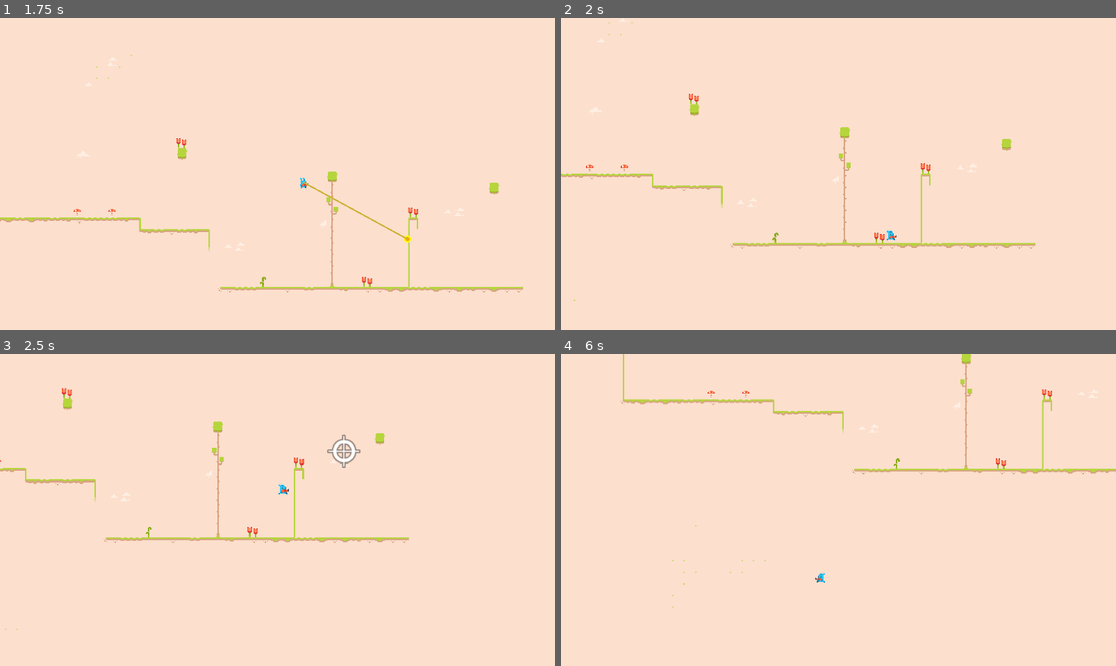
Above: before the commit, frames 1-4 (two rows, left to right).
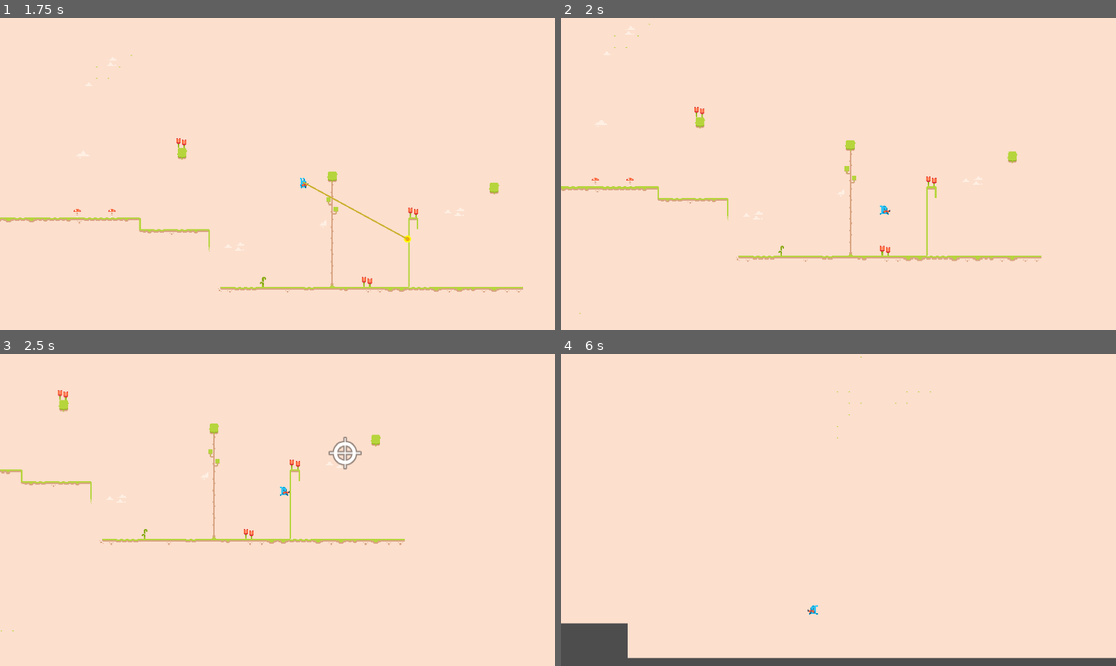
Above: after the commit, the same moments.

Repository: shrubino/Pendulumtest
Game: Godot game, scene res://main_controller.tscn
Two runs of this game, one before a commit and one after it. Both use one fixed random seed, a clock stepped at 60 frames per second and the inputs below.
Inputs:
- Up to frame 1 (1.75 s): hold Right (move_right) from 0.53 s (still down); tap Z (Z) at 0.6, 1.55 s; tap Space (Jump) at 0.77, 0.8, 1.07, 1.35, 1.52 s
- Up to frame 2 (2 s): keep holding Right (move_right); tap Space (Jump) at 1.82 s
- Up to frame 3 (2.5 s): release Right (move_right) at 2.03 s; hold Left (move_left) from 2.03 s (still down); hold Shift (Shift) from 2.03 s (still down); tap Space (Jump) at 2.3 s
- Up to frame 4 (6 s): release Left (move_left) at 2.78 s; release Shift (Shift) at 2.78 s; hold Right (move_right) 2.78-4.28 s; tap Z (Z) at 2.85, 3.6, 4.55, 5.85 s; tap Space (Jump) at 3.02, 3.32, 3.77, 3.8, 4.07, 4.35, 4.52, 4.82, 5.3 s; hold Left (move_left) 4.28-5.03 s; hold Right (move_right) 5.03-5.78 s; hold Shift (Shift) 5.03-5.78 s; hold Left (move_left) from 5.78 s (still down)

Frame 1 is identical in both runs. In frame 2, 3.0% of the frame differs, in the area x 0-87%, y 1-95%; in frame 3, 2.2%; in frame 4, 5.5%, in the area x 0-100%, y 0-100%.

Commit message:
Rope Updates
Guess what this one's about

Diff:
--- a/pendulumtest/Resources/MainTileSet.tres
+++ b/pendulumtest/Resources/MainTileSet.tres
@@ -434,7 +434,9 @@
 5:2/0 = 0
 6:2/0 = 0
 7:2/0 = 0
+7:2/0/physics_layer_0/polygon_0/points = PackedVector2Array(-8, -8, 8, -8, 8, 8, -8, 8)
 8:2/0 = 0
+8:2/0/physics_layer_0/polygon_0/points = PackedVector2Array(-8, -8, 8, -8, 8, 8, -8, 8)
 9:2/0 = 0
 9:2/0/physics_layer_0/polygon_0/points = PackedVector2Array(-8, -8, 8, -8, 8, 8, -8, 8)
 0:3/0 = 0
--- a/pendulumtest/main_guy.gd
+++ b/pendulumtest/main_guy.gd
@@ -20,22 +20,32 @@
 @export var rope_pull_speed = 200.0  # Speed to pull up/down the rope
 @export var swing_force = 100.0  # Force applied when swinging
 @export var swing_damping = 0.999  # Damping for swing momentum
-@export var release_boost = 2  # Momentum boost when releasing grapple
+@export var release_boost = 1.5  # Momentum boost when releasing grapple (reduced from 2)
 
 # Enhanced ninja rope variables
 @export var rope_mid_air_reshoot_enabled = true  # Allow shooting rope again in mid-air
 @export var rope_segment_check_distance = 5.0  # Distance between segment checks
 @export var rope_max_segments = 8  # Maximum number of rope segments for corners
-@export var rope_corner_detection_angle = 0.7  # Angle threshold for corner detection (in radians)
+@export var rope_corner_detection_angle = 0.7  # Angle threshold for corner detection
 @export var wall_bounce_threshold = 300.0  # Speed threshold for bouncing off walls
-@export var rope_bounce_factor = 0.75  # Bounce factor when colliding while on rope (0-1)
+@export var rope_bounce_factor = 0.75  # Bounce factor when colliding while on rope
 @export var min_rope_length = 20.0  # Minimum rope length to prevent extreme behavior
-@export var corner_detection_interval = 0.1  # Time interval between corner detection checks (seconds)
+@export var corner_detection_interval = 0.05  # Time interval between corner detection checks (reduced for smoother unwrapping)
+
+# Worms-style acceleration variables
+@export var length_acceleration_factor = 5  # How much shortening rope accelerates swing
+@export var length_deceleration_factor = 0.8  # How much extending rope slows swing
+@export var detach_smoothing_factor = 0.2  # Smooths out detachment (0-1, higher = smoother)
+@export var prev_length_weight = 0.5  # Weight of previous length for acceleration calculation
+@export var rope_push_strength = 300.0  # How strongly the rope pushes when extending
+@export var rope_push_decay = 0.8  # How quickly the push force decays with distance
+@export var min_push_distance = 20.0  # Minimum distance to apply push force
 
 # Rope state variables
 var grapple_hit = false
 var grapple_hit_position = Vector2.ZERO
 var grapple_rope_length = 0.0
+var previous_rope_length = 0.0  # Store previous length for acceleration calculations
 var grapple_debug_draw = true
 var pre_release_velocity = Vector2.ZERO
 var just_released_grapple = false
@@ -45,24 +55,25 @@
 var rope_segments = []  # Points where rope bends around corners
 var rope_was_attached = false  # Track if rope was previously attached
 var last_corner_check_time = 0.0  # Timer for corner detection
+var momentum_conservation = Vector2.ZERO  # For smooth detachment
 
 # Node references
 @onready var sprite = $AnimatedSprite2D
 @onready var rope_line = $RopeLine if has_node("RopeLine") else _create_rope_line()
 
-# Signals I'm not really using these anywhere, so I could potentially just remove...
+# Signals
 signal rope_attached
 signal rope_detached
 
 func _ready():
-	# Create the crosshair as a child node (THIS COULD ALL BE DONE IN PRELOAD IF YOU PREFER!)
+	# Create the crosshair as a child node
 	crosshair = Sprite2D.new()
 	crosshair.texture = preload("res://Resources/crosshair_outline_small.png")
 	crosshair.visible = false
 	add_child(crosshair)
 
 func _create_rope_line():
-	# Create a Line2D node for rope visualization if it doesn't exist
+	# Create a Line2D node for rope visualization
 	var line = Line2D.new()
 	line.name = "RopeLine"
 	line.width = 2.0
@@ -98,10 +109,8 @@
 			rope_was_attached = false
 			emit_signal("rope_detached")
 
-	# Update animations
+	# Update animations and rope visuals
 	update_animations()
-
-	# Update rope visuals
 	update_rope_visual()
 
 	# Draw debug line for grappling hook
@@ -150,7 +159,7 @@
 
 	# Handle movement
 	if is_shift_held && crosshair_active:
-		# When shift is held and aiming, slow down horizontal movement but don't stop completely
+		# When shift is held and aiming, slow down horizontal movement
 		velocity.x *= 0.95  # Gradual slowdown rather than immediate stop
 
 		# Update crosshair position based on direction input
@@ -167,8 +176,8 @@
 			# Only apply direct control if not in post-release state
 			velocity.x = direction * speed
 		else:
-			# In post-release state, just apply some influence rather than direct control
-			velocity.x += direction * speed * 0.2 * delta
+			# Apply smooth momentum conservation when just released
+			velocity = velocity.lerp(velocity + Vector2(direction * speed, 0), detach_smoothing_factor)
 
 		# Update player sprite direction only when moving
 		if abs(velocity.x) > 0.1:
@@ -196,12 +205,12 @@
 	# Move and handle collisions
 	move_and_slide()
 
-	# Apply wall bounce with HedgeWars physics when hitting walls at high speed
+	# Apply wall bounce with HedgeWorms physics when hitting walls at high speed
 	if is_on_wall() and abs(velocity.x) > wall_bounce_threshold:
 		# Get the normal of the wall we hit
 		var collision_normal = get_wall_normal()
 		if collision_normal:
-			# Apply stronger bounce with momentum conservation like HedgeWars
+			# Apply stronger bounce with momentum conservation
 			velocity = velocity.bounce(collision_normal) * 0.6
 			# Add slight upward boost on strong impacts
 			if velocity.y > 0:
@@ -211,6 +220,9 @@
 	# Hide crosshair while grappling
 	crosshair.visible = false
 
+	# Store previous rope length for acceleration calculations
+	previous_rope_length = grapple_rope_length
+
 	# Get the last rope segment (attachment point or last corner)
 	var attachment_point = get_current_attachment_point()
 
@@ -228,13 +240,14 @@
 
 	# Handle rope length changes with up/down keys
 	if Input.is_action_pressed("move_up"):
-		# Pull up on the rope (reduce length)
+		# Pull up on the rope (reduce length) - Worms style acceleration
 		grapple_rope_length = max(min_rope_length, grapple_rope_length - rope_pull_speed * delta)
 	elif Input.is_action_pressed("move_down"):
-		# Extend the rope (increase length)
-		grapple_rope_length = min(grapple_range, grapple_rope_length + rope_pull_speed * delta)
-
-	# Apply reduced gravity while swinging (HedgeWars style)
+		# Extend the rope (increase length) - Worms style pushing away
+		# Increased speed for extending to make pushing more responsive
+		grapple_rope_length = min(grapple_range, grapple_rope_length + (rope_pull_speed * 1.5) * delta)
+
+	# Apply reduced gravity while swinging (Worms style)
 	velocity.y += gravity * delta * 0.7
 
 	# Handle left/right swinging
@@ -249,9 +262,6 @@
 			sprite.flip_h = true
 		elif swing_input > 0:
 			sprite.flip_h = false
-
-	# Store position before movement for distance calculation
-	var pre_move_pos = global_position
 
 	# Apply movement
 	var collision = move_and_slide()
@@ -268,7 +278,6 @@
 				var impact_velocity = velocity.length()
 
 				# Adjust bounce factor based on rope length - shorter rope = more bounce energy
-				# This creates the effect of bouncing faster as you get closer to the attachment
 				var length_factor = clamp(1.0 - (grapple_rope_length / grapple_range), 0.2, 0.9)
 				var dynamic_bounce = rope_bounce_factor + (length_factor * 0.3)
 
@@ -279,7 +288,7 @@
 				if velocity.y > 0 and impact_velocity > 100:
 					velocity.y *= 0.8
 
-	# Check for rope segments/corners after significant movement
+	# Check for rope segments/corners
 	var time_now = Time.get_ticks_msec() / 1000.0
 	if time_now - last_corner_check_time > corner_detection_interval:
 		check_for_rope_obstruction()
@@ -291,17 +300,65 @@
 	current_distance = to_attachment.length()
 	attachment_direction = to_attachment.normalized()
 
-	# Post-movement rope constraint
+	# Calculate rope length change for Worms-style acceleration/deceleration
+	var length_change = previous_rope_length - grapple_rope_length
+
+	# Apply Worms-style acceleration/deceleration from rope length changes
+	if abs(length_change) > 0.01:  # Only if there's a significant change
+		# Weighted average with previous length for smoother acceleration
+		var effective_change = length_change * (1.0 - prev_length_weight) + length_change * prev_length_weight
+
+		# Shortening rope accelerates, lengthening decelerates
+		if length_change > 0:  # Shortening rope
+			# Calculate acceleration factor scaled by how short the rope is
+			var short_rope_bonus = clamp(1.0 - (grapple_rope_length / grapple_range), 0.1, 1.0)
+
+			# Calculate tangential velocity (perpendicular to rope direction)
+			var tangential_dir = Vector2(-attachment_direction.y, attachment_direction.x)
+			var current_tangential_speed = velocity.dot(tangential_dir)
+
+			# Preserve swing direction but increase speed
+			var accel_force = tangential_dir * sign(current_tangential_speed) * abs(length_change) * length_acceleration_factor * short_rope_bonus
+
+			# Apply acceleration along the tangent direction
+			velocity += accel_force
+		else:  # Lengthening rope
+			#We apply a general damping to tangential velocity when lengthening
+			var tangential_component = velocity - velocity.project(attachment_direction)
+			velocity = velocity.project(attachment_direction) + tangential_component * length_deceleration_factor
+
+	# Handle rope constraints and pushing mechanics
 	if current_distance > grapple_rope_length:
-		# Rope constraint - move player to be within rope length
+		# PULLING: Rope constraint - move player to be within rope length
 		global_position += (current_distance - grapple_rope_length) * attachment_direction
 
-		# Calculate the new tangential velocity
+		# Calculate the new tangential velocity (preserving swing momentum)
 		var velocity_on_rope = velocity.project(attachment_direction)
 		var velocity_perpendicular = velocity - velocity_on_rope
 
-		# Apply swing damping
+		# Apply swing damping (reducing perpendicular component)
 		velocity = velocity_perpendicular * swing_damping
+
+		# Store this momentum for smooth detachment later
+		momentum_conservation = velocity_perpendicular
+	elif current_distance < grapple_rope_length and current_distance > min_push_distance:
+		# PUSHING: Apply force away from attachment point (Worms-style)
+		# Only when actively extending the rope by pressing down
+		if Input.is_action_pressed("move_down"):
+			# Calculate push force based on how far we are from desired length
+			var push_factor = clamp(1.0 - (current_distance / grapple_rope_length), 0.0, 1.0)
+			var push_force = -attachment_direction * rope_push_strength * push_factor * delta
+
+			# Make push stronger when closer to attachment point (like in Worms)
+			var distance_factor = clamp(1.0 - (current_distance / grapple_range), 0.0, 1.0)
+			push_force *= 1.0 + (distance_factor * 2.0)
+
+			# Apply push force to velocity
+			velocity += push_force
+
+			# Add slight upward bias for better air control (Worms-style)
+			if attachment_direction.y > 0.3: # If attachment point is below player
+				velocity.y -= abs(push_force.x) * 0.5 # Add upward boost
 
 	# Cancel grapple if Jump is pressed again
 	if Input.is_action_just_pressed("Jump"):
@@ -328,7 +385,7 @@
 			grapple_collision_mask
 		)
 		query.exclude = [self]
-		query.collide_with_areas = false  # Only collide with bodies
+		query.collide_with_areas = false
 
 		# Check for obstacles
 		var result = space_state.intersect_ray(query)
@@ -336,8 +393,7 @@
 		if result and result.position.distance_to(grapple_hit_position) > 5.0:
 			# Found an obstruction that's not too close to the grapple point
 			if rope_segments.size() < rope_max_segments:
-				# Add this as a new segment
-				# Make sure we don't already have this point
+				# Check if point is too close to existing segments
 				var too_close = false
 				for segment in rope_segments:
 					if result.position.distance_to(segment) < 10.0:
@@ -363,7 +419,7 @@
 		if result and result.position.distance_to(nearest_segment) > 5.0:
 			# Found a new corner that's not too close to existing segment
 			if rope_segments.size() < rope_max_segments:
-				# Make sure we don't already have this point
+				# Check if point is too close to existing segments
 				var too_close = false
 				for segment in rope_segments:
 					if result.position.distance_to(segment) < 10.0:
@@ -373,15 +429,18 @@
 				if not too_close:
 					rope_segments.insert(0, result.position)
 		else:
-			# No obstruction to nearest segment, see if we can remove segments
+			# Enhanced unwrapping: Try to simplify rope by removing unnecessary segments more aggressively
 			if rope_segments.size() >= 2:
-				# Try to check if we can reach the segment after the nearest one
-				if rope_segments.size() > 1:
-					var next_segment = rope_segments[1]
+				# Try to skip multiple segments if possible (more aggressive unwrapping)
+				var furthest_reachable_segment_index = -1
+
+				# Check if we can reach any segments directly (not just the next one)
+				for i in range(1, min(rope_segments.size(), 4)): # Check up to 3 segments ahead
+					var test_segment = rope_segments[i]
 
 					query = PhysicsRayQueryParameters2D.create(
 						global_position,
-						next_segment,
+						test_segment,
 						grapple_collision_mask
 					)
 					query.exclude = [self]
@@ -390,11 +449,28 @@
 					result = space_state.intersect_ray(query)
 
 					if !result:
-						# We can reach the next segment directly, so remove the nearest one
+						# Found a segment we can reach directly
+						furthest_reachable_segment_index = i
+
+				# Remove all segments up to the furthest reachable one
+				if furthest_reachable_segment_index > 0:
+					# Remove all intermediate segments
+					for i in range(furthest_reachable_segment_index):
 						rope_segments.remove_at(0)
 
+				# If we couldn't find any directly reachable segments, check if we need to keep the nearest one
+				elif rope_segments.size() >= 2:
+					# Check if the angle between current segment and next segment is shallow
+					# If it's almost a straight line, we can likely remove the corner
+					var to_nearest = (rope_segments[0] - global_position).normalized()
+					var nearest_to_next = (rope_segments[1] - rope_segments[0]).normalized()
+					var angle = abs(to_nearest.angle_to(nearest_to_next))
+
+					# If angle is small (segments are almost in a line), remove the corner more aggressively
+					if angle < 0.3: # About 17 degrees
+						rope_segments.remove_at(0)
+
 	# Ensure rope segments are in order from player to grapple point
-	# This is important for proper rope rendering and physics
 	if rope_segments.size() > 1:
 		# Last segment should always be the grapple point
 		if rope_segments[rope_segments.size() - 1] != grapple_hit_position:
@@ -410,28 +486,28 @@
 	# Return the appropriate attachment point based on rope segments
 	if rope_segments.size() == 0:
 		return grapple_hit_position
-	elif rope_segments.size() == 1:
-		# If only one segment, it's the grapple hit position
+	else:
+		# Return the nearest segment as the current attachment point
 		return rope_segments[0]
-	else:
-		# Return the nearest segment as the current attachment point
-		return rope_segments[0] # I'm pretty sure this is incorrect lol -- shouldn't it be [1] or w/e?
 
 func release_grapple():
 	# Store velocity for conservation of momentum
 	var release_velocity = velocity
 
 	# Calculate release speed - higher speed means bigger boost
-	var release_speed = release_velocity.length()
-
-	# Add a boost in the direction of travel (HedgeWars-style momentum conservation)
-	var speed_boost = release_velocity.normalized() * release_speed * release_boost
-
-	# Add a slight upward boost for better jumps
-	speed_boost.y -= abs(speed_boost.x) * 0.5
-
-	# Apply the final velocity with HedgeWars-style momentum preservation
-	velocity = release_velocity + speed_boost
+	var release_speed = min(release_velocity.length(), 800)  # Cap to prevent extreme values
+
+	# Add a boost in the direction of travel (Worms-style momentum conservation)
+	# Use momentum_conservation to ensure proper direction on release
+	var boost_direction = (release_velocity + momentum_conservation).normalized()
+	var speed_boost = boost_direction * release_speed * release_boost
+
+	# Add a slight upward boost for better jumps if moving horizontally
+	if abs(boost_direction.x) > 0.5:
+		speed_boost.y -= abs(speed_boost.x) * 0.4
+
+	# Apply the final velocity with smooth momentum preservation
+	velocity = velocity.lerp(speed_boost, 0.7)
 
 	# Mark as having just released for physics handling
 	just_released_grapple = true
@@ -444,6 +520,7 @@
 	grapple_hit = false
 	grapple_hit_position = Vector2.ZERO
 	rope_segments.clear()
+	momentum_conservation = Vector2.ZERO
 
 	# Hide rope line
 	rope_line.visible = false
@@ -453,7 +530,10 @@
 
 func update_animations():
 	if grapple_hit:
-		sprite.play("swing")  # You'll need to create this animation
+		if has_animation("swing"):
+			sprite.play("swing")
+		else:
+			sprite.play("jump")  # Fallback if swing animation doesn't exist
 	else:
 		if is_on_floor():
 			if abs(velocity.x) > 0.1:
@@ -467,7 +547,6 @@
 				sprite.play("fall")
 
 func has_animation(anim_name):
-	# Helper function to check if animation exists
 	return sprite.sprite_frames != null and sprite.sprite_frames.has_animation(anim_name)
 
 func update_crosshair_position():
@@ -491,8 +570,6 @@
 
 		# Add all rope segments in order from player to grapple point
 		if rope_segments.size() > 0:
-			# We're using a reverse order now, so iterate from first segment (closest to player)
-			# to the last segment (grapple point)
 			for segment in rope_segments:
 				rope_line.add_point(to_local(segment))
 		else:
@@ -518,7 +595,7 @@
 
 	# Ignore the player's own collision
 	query.exclude = [self]
-	query.collide_with_areas = false  # Only collide with solid objects
+	query.collide_with_areas = false
 
 	# Perform the raycast
 	var result = space_state.intersect_ray(query)
@@ -528,6 +605,7 @@
 		grapple_hit = true
 		grapple_hit_position = result.position
 		grapple_rope_length = global_position.distance_to(grapple_hit_position)
+		previous_rope_length = grapple_rope_length  # Initialize previous length
 
 		# Ensure minimum rope length to prevent physics glitches
 		grapple_rope_length = max(grapple_rope_length, min_rope_length)
@@ -542,20 +620,19 @@
 		# Reset corner detection timer
 		last_corner_check_time = Time.get_ticks_msec() / 1000.0
 
+		# Reset momentum conservation
+		momentum_conservation = Vector2.ZERO
+
 		# Update rope visuals
 		update_rope_visual()
 
 		# Emit signal
 		emit_signal("rope_attached")
-
-		print("Grapple hit at: ", result.position)
-		print("Initial rope length: ", grapple_rope_length)
 	else:
 		grapple_hit = false
 		grapple_hit_position = Vector2.ZERO
-		# Play miss sound
-		#play_sound("rope_release", -5)
-		print("Grapple missed")
+		# Play miss sound if you have one
+		# play_sound("rope_miss")
 
 func _draw():
 	# Draw debug line for grappling hook
